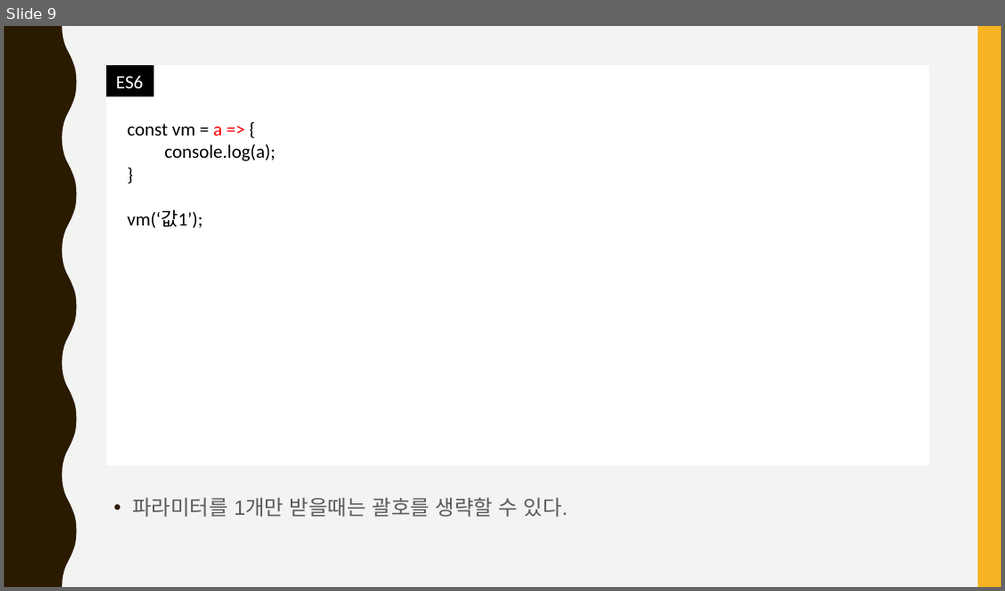
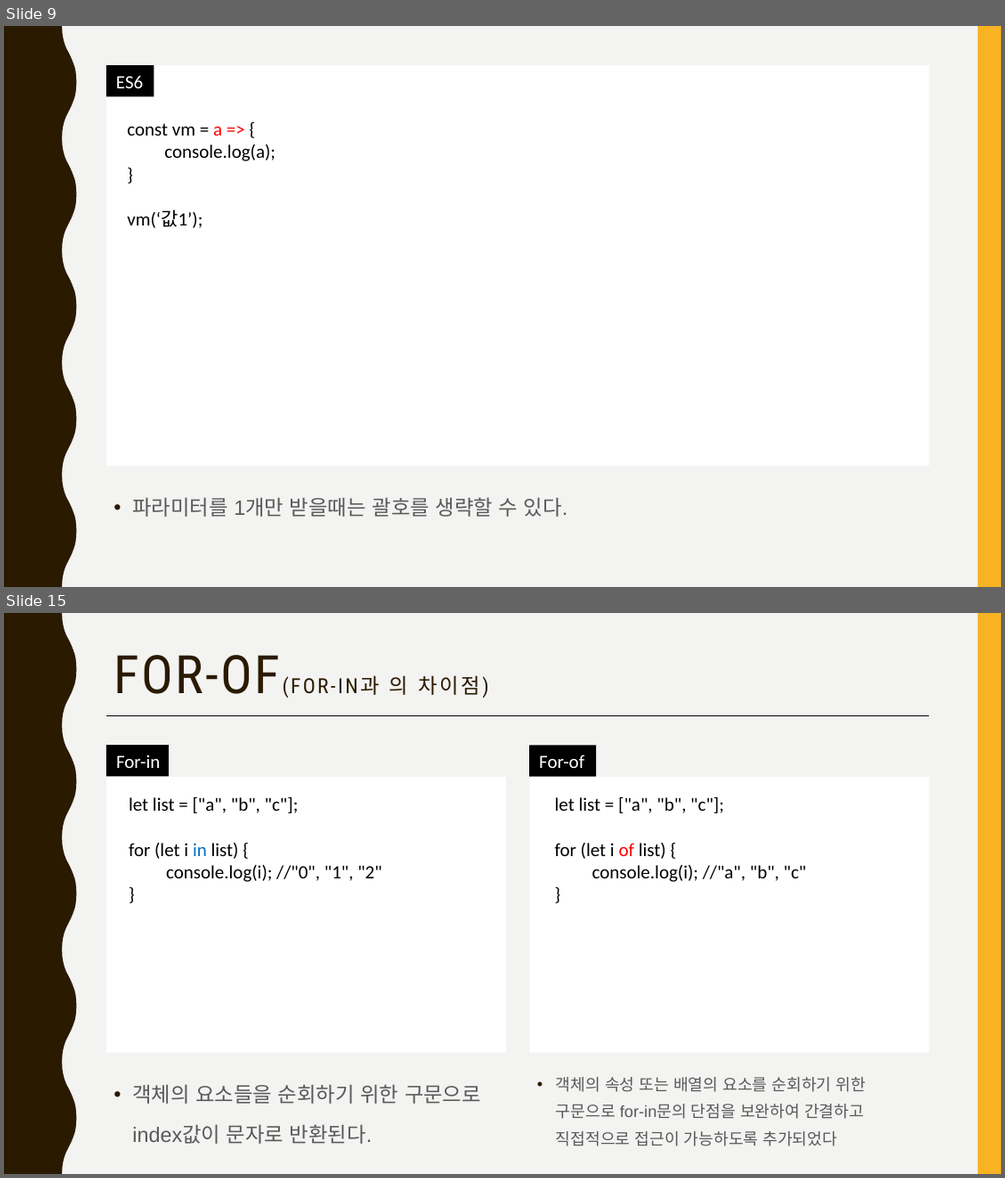
Before and after one commit to jangmang/ECMAScript6-ECMAScript201-, a slide deck: ES6.pptx. Shown one above the other, each under a label of ours: slide 9 before the commit, slides 9 and 15 after it; the slides between them are not shown. The pictures are 1005x591 and 1005x1178 pixels, drawn with LibreOffice and Linux fonts; fonts in the diff are those of the drawing. Boxes give left, top, right and bottom in pixels: in the first picture for what was removed or moved away, otherwise in the second. Text is boxed around its words. In the diff, an @@ line names an element or a change of style, - is before the commit and + after.

```diff
--- a/ES6.pptx
+++ b/ES6.pptx
@@ slide 15 added at (4,613,1001,1174), background #F3F3F2; not listed: 2 template elements that a slide beside it also shows @@
@@ title added at (113,655,480,698), 20 pt, text #2A1A00 @@
+FOR-OF(FOR-IN과 의 차이점)
@@ line added from (106, 716) to (930, 716), #000000 0.5 pt @@
@@ rectangle added at (106,745,169,776), fill #000000 @@
@@ rectangle added at (529,746,596,777), fill #000000 @@
@@ text added at (116,755,160,768), 18 pt, text #FFFFFF @@
+For-in
@@ text added at (539,755,584,768), 18 pt, text #FFFFFF @@
+For-of
@@ rectangle added at (106,777,506,1053), fill #FFFFFF @@
@@ text added at (129,796,381,882), 18 pt, text #000000 @@
+let list = ["a", "b", "c"];
+for (let i in list) {
+console.log(i); //"0", "1", "2"
+}
@@ rectangle added at (530,777,929,1053), fill #FFFFFF @@
@@ text added at (555,796,807,882), 18 pt, text #000000 @@
+let list = ["a", "b", "c"];
+for (let i of list) {
+console.log(i); //"a", "b", "c"
+}
@@ text added at (132,1084,481,1143), 20 pt, text #595959 @@
+• 객체의 요소들을 순회하기 위한 구문으로 index값이 문자로 반환된다.
@@ text added at (556,1077,866,1146), 15.6 pt, text #595959 @@
+• 객체의 속성 또는 배열의 요소를 순회하기 위한 구문으로 for-in문의 단점을 보완하여 간결하고 직접적으로 접근이 가능하도록 추가되었다
```
Also in this commit, not shown: 11 slides changed, 4 other slides added, 7 other files.
